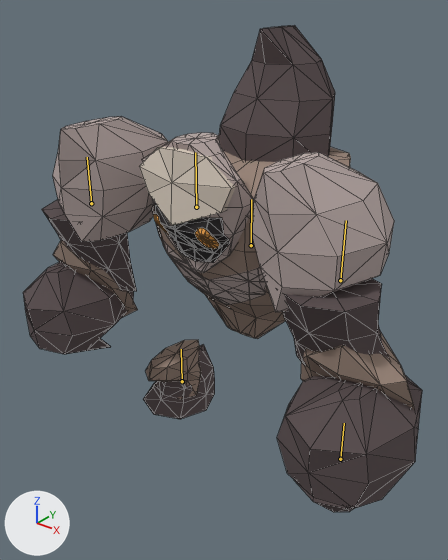
The Blender file art/enemies/brute/production/animated/brute.blend as it was, and as the next commit left it.
Before and after are seen from a camera (50 mm lens) standing at (0.76, -0.967, 1.179) and looking at (-0.022, 0.01, 0.573). The axes (+X, +Y, +Z) are drawn at lower left. The lights are the same throughout. The first picture is the older version. Both versions are drawn at frame 1 of the action 'Spawn'; the numbers are the values there. The bones that change, and the others that lie on the model, are drawn over the model as lines. Mesh edges are drawn as thin lines.

Names of what the first picture shows: 'brute | palette mesh'.
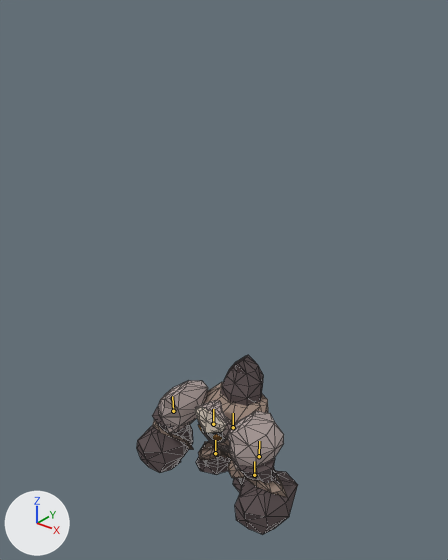
What the commit changed:
Bone 'body' (bone_body) moves from (0.0, 0.0, 0.0) to (0.0, -0.49, 0.06).
Bone 'body' (bone_body) is rescaled from (0.6, 0.6, 0.6) to (0.25, 0.25, 0.25).
Bone 'leg.L' (bone_leg_l) moves from (0.0, 0.0, 0.0) to (0.191, -0.116, 0.084).
Bone 'leg.L' (bone_leg_l) is rescaled from (0.6, 0.6, 0.6) to (0.25, 0.25, 0.25).
Bone 'leg.R' (bone_leg_r) moves from (0.0, 0.0, 0.0) to (-0.191, -0.116, 0.084).
Bone 'leg.R' (bone_leg_r) is rescaled from (0.6, 0.6, 0.6) to (0.25, 0.25, 0.25).

Boxes (x1, y1, x2, y2) around the edits, measured in the pictures (448 x 560 px):
'brute | palette mesh', posed (60% narrower, 63% shorter)
    before: (23, 26, 422, 512)
    after: (137, 355, 298, 534)
bone 'body', root to tip
    before: (251, 245) to (251, 199)
    after: (233, 427) to (233, 413)
bone 'leg.L', root to tip
    before: (182, 381) to (181, 349)
    after: (215, 453) to (215, 440)
bone 'leg.R', root to tip
    before: (340, 459) to (344, 423)
    after: (254, 475) to (254, 461)
